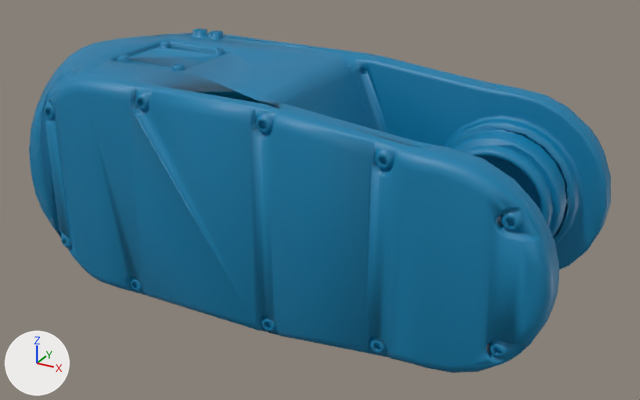
What one commit did to the COLLADA model motoman_gp4_support/meshes/gp4/collision/link_4_r.dae.
One viewpoint serves both versions: a 50 mm lens placed at (0.1, -0.312, 0.15), pointed at (-0.071, 0.0, -0.006). Lighting does not change. The marker at lower left points along +X, +Y and +Z. Where no turn or scale is listed for an object, it has been applied to the vertices.

Script lines for the objects in view, before the commit:
```python
me_f_1_06vx4_a00_lk4_1 = bpy.data.meshes.new('f_1-06vx4-a00_lk4_1')
me_f_1_06vx4_a00_lk4_1.from_pydata(...)  # 4215 vertices, 8438 faces; spans x 0.096..0.333, y -0.05..0.052, z 0.555..0.656
me_f_1_06vx4_a00_lk4_1.materials.append(mat_surface_1_005)  # cyan #007caa
ob_f_1_06vx4_a00_lk4 = bpy.data.objects.new('f_1-06vx4-a00_lk4', me_f_1_06vx4_a00_lk4_1)
ob_f_1_06vx4_a00_lk4.location = (-0.29, 0.0, -0.605)
```
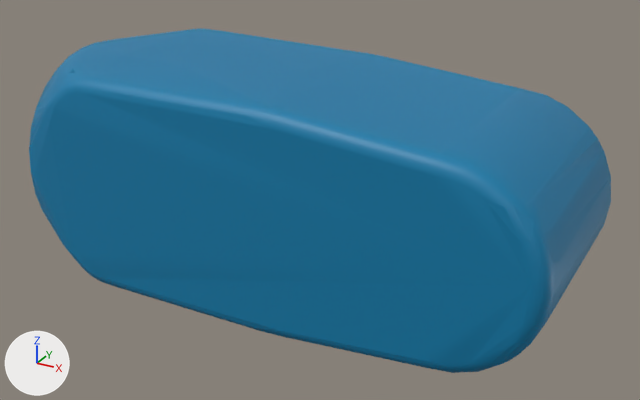
The edits, one by one:
me_f_1_06vx4_a00_lk4_1 is used by ob_f_1_06vx4_a00_lk4; location (-0.29, 0.0, -0.605).
me_f_1_06vx4_a00_lk4_1 had 4215 vertices, 8438 faces and spanned x 0.096..0.333, y -0.05..0.052, z 0.555..0.656.
me_f_1_06vx4_a00_lk4_1 now has 506 vertices, 1008 faces and spans x 0.096..0.333, y -0.05..0.052, z 0.555..0.656.
me_f_1_06vx4_a00_lk4_1 part 1: 1 vertex moved within x 0.169, y -0.047, z 0.653; 3658 vertices removed from x 0.096..0.333, y -0.05..0.052, z 0.555..0.656.

Pixel boxes [x1, y1, x2, y2] of what changed, in the pictures (640 x 400 px):
part 1 of me_f_1_06vx4_a00_lk4_1, cut back: before [35, 29, 609, 367]; after [107, 82, 265, 109]
